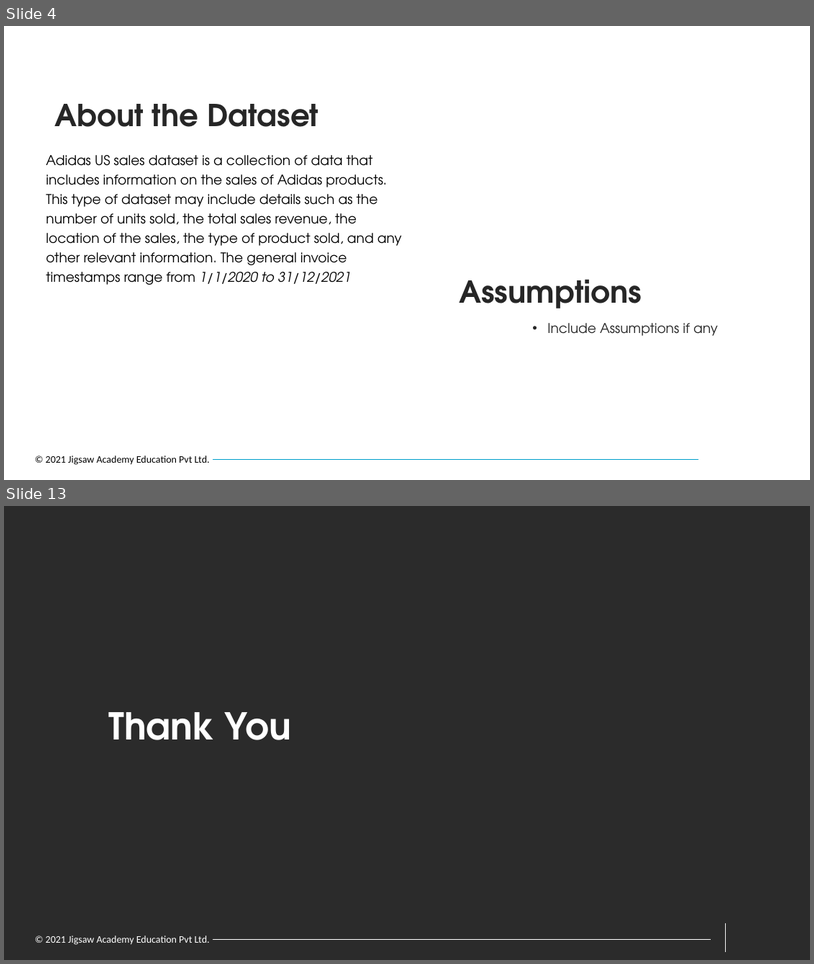
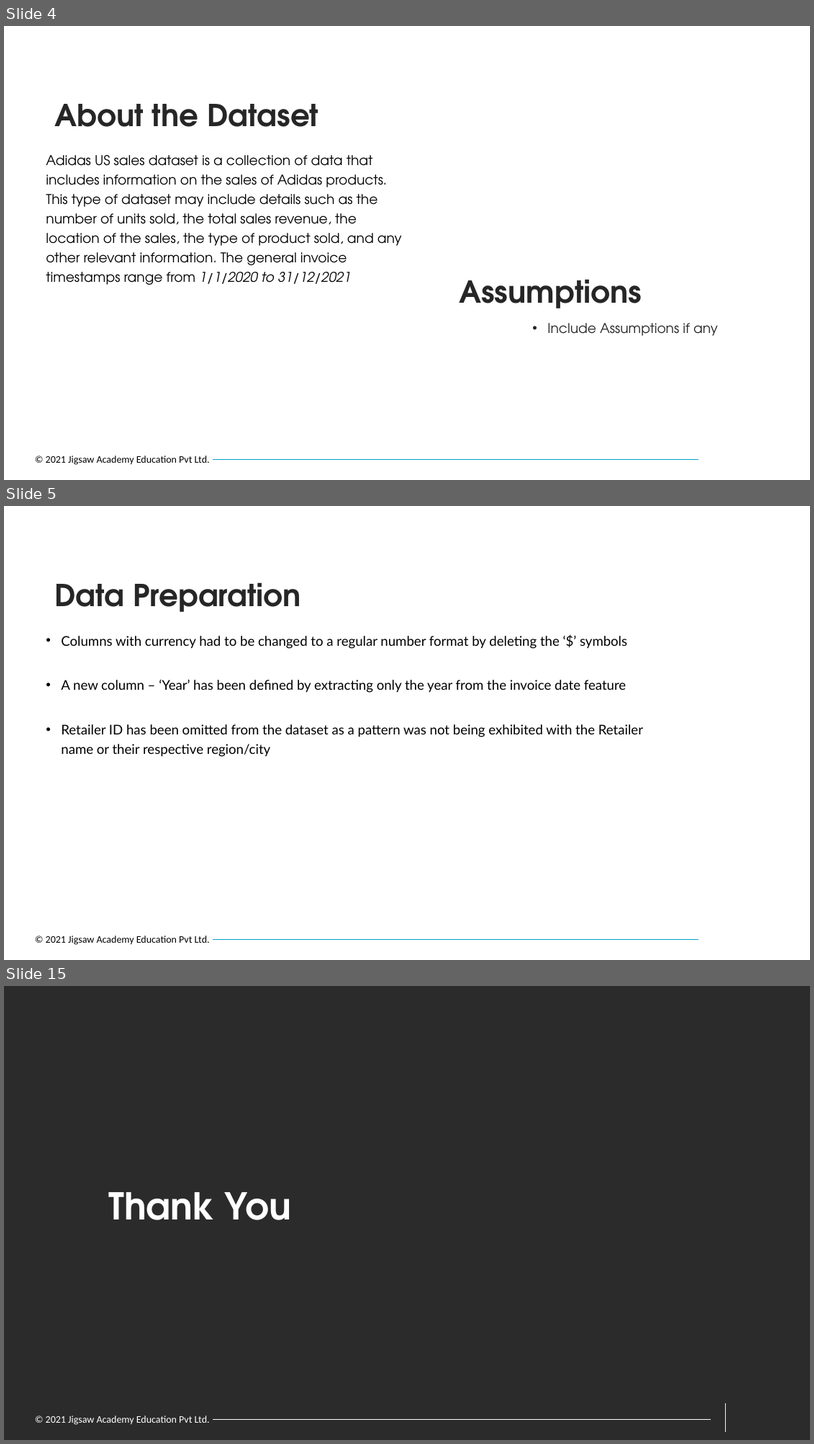
Before and after one commit to guttesuraj01/IPBA_Project_Group_A, a slide deck: John's Presentation + DB Scan.pptx. Shown one above the other, each under a label of ours: slides 4 and 13 before the commit, slides 4, 5 and 15 after it; the slides between them are not shown. The pictures are 814x964 and 814x1444 pixels, drawn with LibreOffice and Linux fonts; fonts in the diff are those of the drawing; background and template pictures are left out; a plain dark background stands for a picture behind light text. Boxes give left, top, right and bottom in pixels: in the first picture for what was removed or moved away, otherwise in the second. Text is boxed around its words. In the diff, an @@ line names an element or a change of style, - is before the commit and + after.

```diff
--- a/John's Presentation + DB Scan.pptx
+++ b/John's Presentation + DB Scan.pptx
@@ slide 5 added at box(4, 506, 810, 960), background #FFFFFF; not listed: 2 template elements that a slide beside it also shows @@
@@ title added at box(55, 582, 301, 612), 36 pt, text #262626, bold @@
+Data Preparation
@@ text added at box(61, 636, 643, 757), 16 pt, text #000000 @@
+• Columns with currency had to be changed to a regular number format by deleting the ‘$’ symbols
+• A new column – ‘Year’ has been defined by extracting only the year from the invoice date feature
+• Retailer ID has been omitted from the dataset as a pattern was not being exhibited with the Retailer name or their respective region/city
@@ what was slide 13 is now slide 15 @@
```
Also in this commit, not shown: 7 slides changed, 2 other slides added, 1 slide removed.
